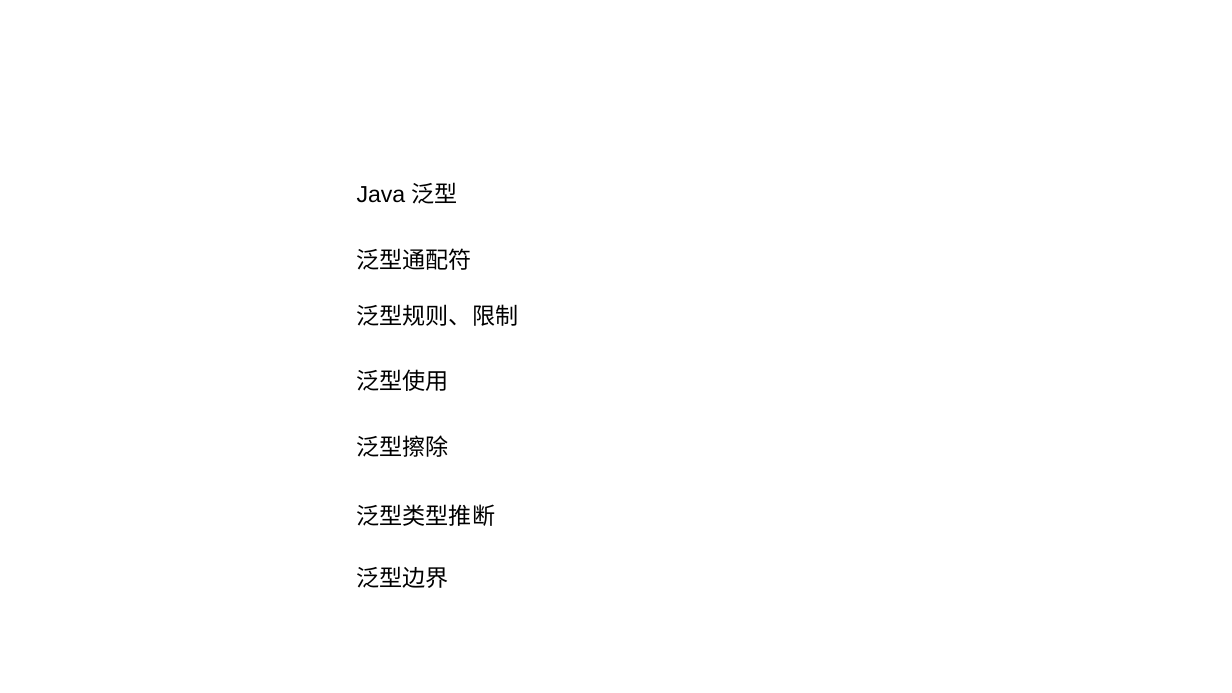
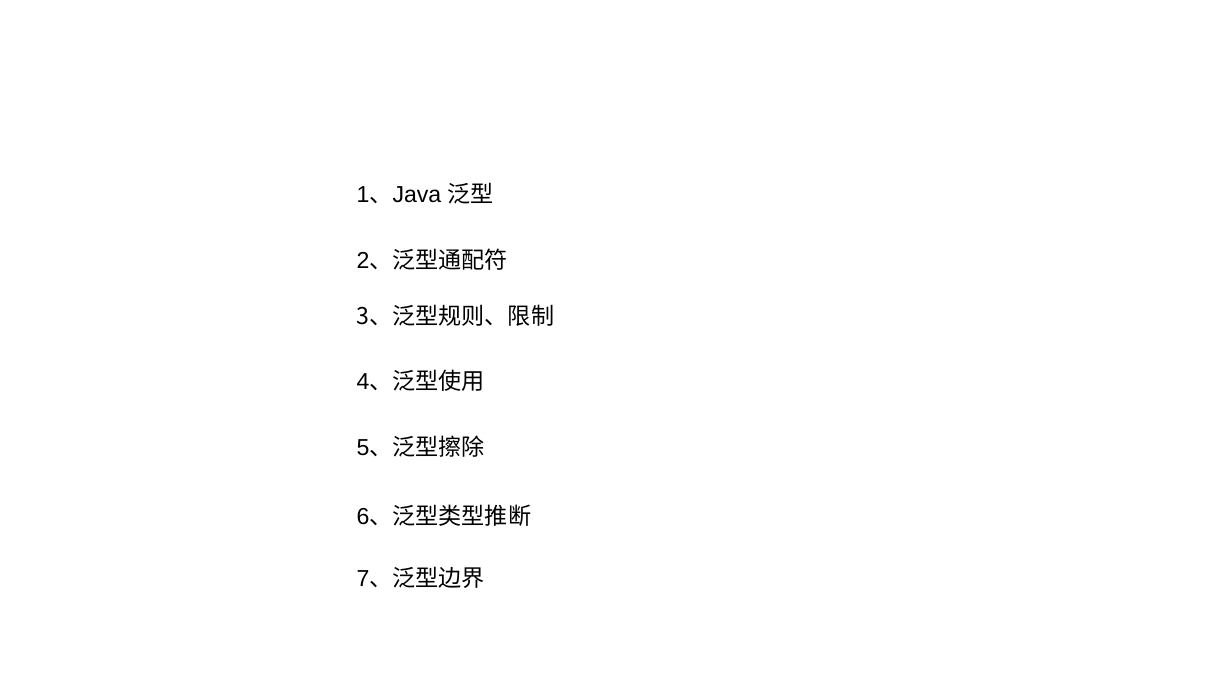
Before and after one commit to linkknown/PPT, a slide deck: slide 2 of 基础PPT/JavaSE进阶第二版/第9章：Java泛型简介.pptx. Drawn at 1232x693 pixels with LibreOffice and Linux fonts; fonts in the diff are those of the drawing; background and template pictures are left out. Boxes give left, top, right and bottom in pixels: in the first picture for what was removed or moved away, otherwise in the second. Text is boxed around its words. In the diff, an @@ line names an element or a change of style, - is before the commit and + after.

```diff
--- a/基础PPT/JavaSE进阶第二版/第9章：Java泛型简介.pptx
+++ b/基础PPT/JavaSE进阶第二版/第9章：Java泛型简介.pptx
@@ text at <box>357,182,494,204</box>: text changed @@
-Java 泛型
+1、Java 泛型
@@ text at <box>357,250,508,270</box>: text changed @@
-泛型通配符
+2、泛型通配符
@@ text at <box>357,304,555,326</box>: text changed @@
-泛型规则、限制
+3、泛型规则、限制
@@ text at <box>357,370,485,391</box>: text changed @@
-泛型使用
+4、泛型使用
@@ text at <box>357,437,485,457</box>: text changed @@
-泛型擦除
+5、泛型擦除
@@ text at <box>357,506,532,526</box>: text changed @@
-泛型类型推断
+6、泛型类型推断
@@ text at <box>357,567,485,588</box>: text changed @@
-泛型边界
+7、泛型边界
```
Also in this commit, not shown: 14 other files.
